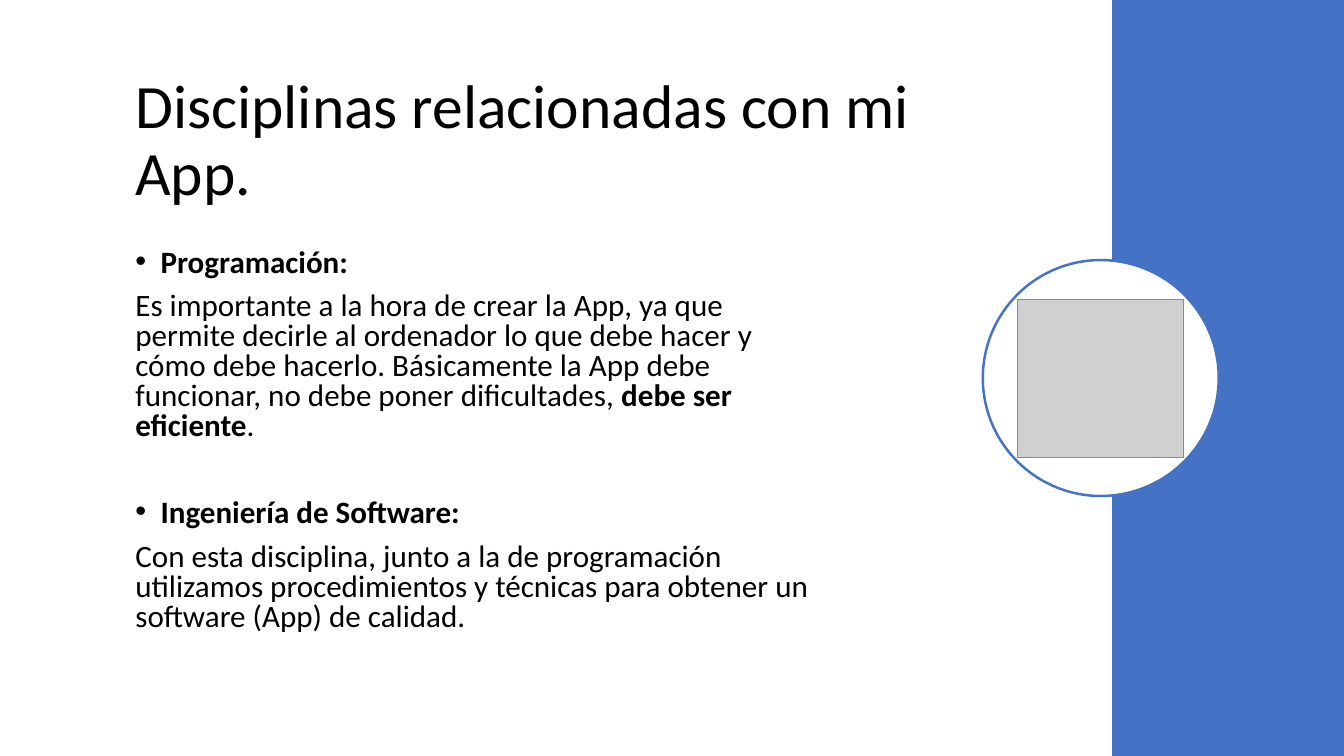
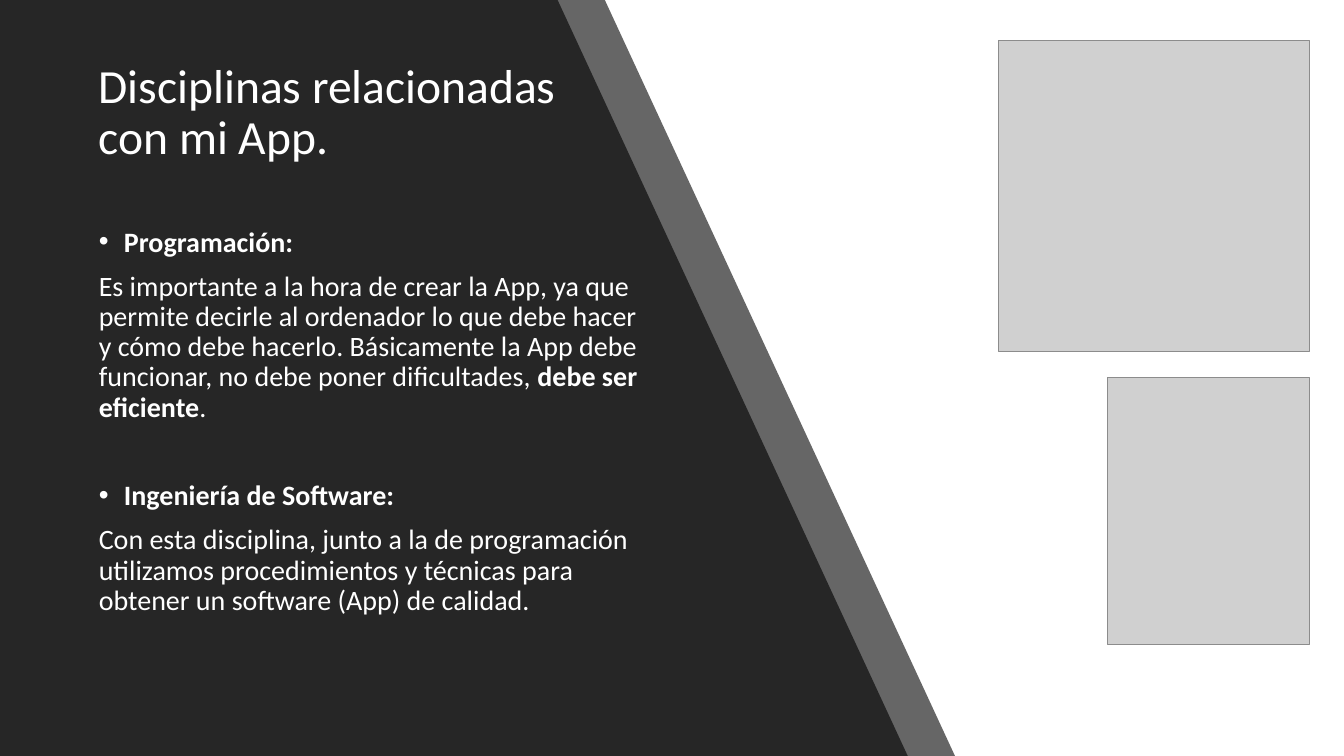
Before and after one commit to Jloen1999/tramitesPlanificaciones, a slide deck: slide 4 of estudios/UEX/Curso2/Asignaturas/IPO/Ejercicios/JoseLuisObiangEN_Ejercicio1-B.pptx. Drawn at 1344x756 pixels with LibreOffice and Linux fonts; fonts in the diff are those of the drawing; grey boxes stand for pictures. Boxes give left, top, right and bottom in pixels: in the first picture for what was removed or moved away, otherwise in the second. Text is boxed around its words. In the diff, an @@ line names an element or a change of style, - is before the commit and + after.

```diff
--- a/estudios/UEX/Curso2/Asignaturas/IPO/Ejercicios/JoseLuisObiangEN_Ejercicio1-B.pptx
+++ b/estudios/UEX/Curso2/Asignaturas/IPO/Ejercicios/JoseLuisObiangEN_Ejercicio1-B.pptx
@@ background #FFFFFF to #000000 @@
@@ rectangle added at box(0, 0, 1344, 756), fill #FFFFFF @@
@@ freeform shape added at box(0, 0, 955, 756), fill #262626 at 70% opacity @@
@@ freeform shape added at box(0, 0, 908, 756), fill #262626 @@
@@ rectangle removed at box(1112, 0, 1344, 756) @@
@@ title "Disciplinas relacionadas con mi App.": place and size @@
-title "Disciplinas relacionadas con mi App." at box(135, 85, 908, 205)
+title "Disciplinas relacionadas con mi App." at box(99, 70, 555, 162)
@@ title "Disciplinas relacionadas con mi App." at box(99, 70, 555, 162): size 44 to 34 pt, text colour #000000 to #FFFFFF @@
@@ picture added at box(999, 40, 1310, 351) @@
@@ text "Programación:": place and size @@
-text "Programación:" at box(135, 251, 808, 632)
+text "Programación:" at box(99, 232, 637, 615)
@@ text "Programación:" at box(99, 232, 637, 615): size 22.2 to 20 pt, text colour #000000 to #FFFFFF; line spacing 0.8 to 0.9; vertical alignment middle to top @@
@@ ellipse removed at box(983, 260, 1219, 496) @@
@@ picture: place and size @@
-picture at box(1018, 299, 1185, 458)
+picture at box(1107, 378, 1310, 644)
```
Also in this commit, not shown: 6 other slides changed, 1 other file.
